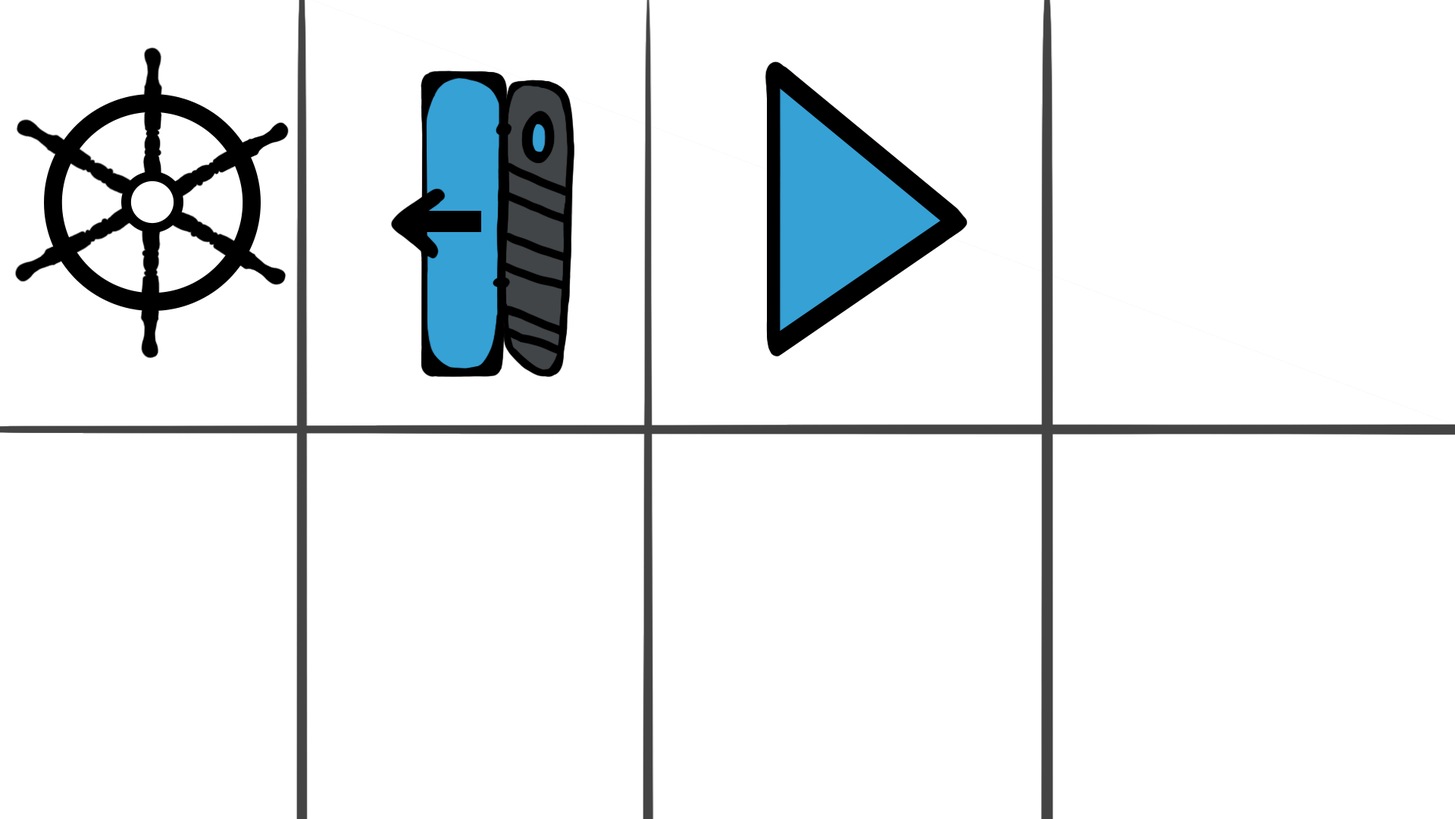
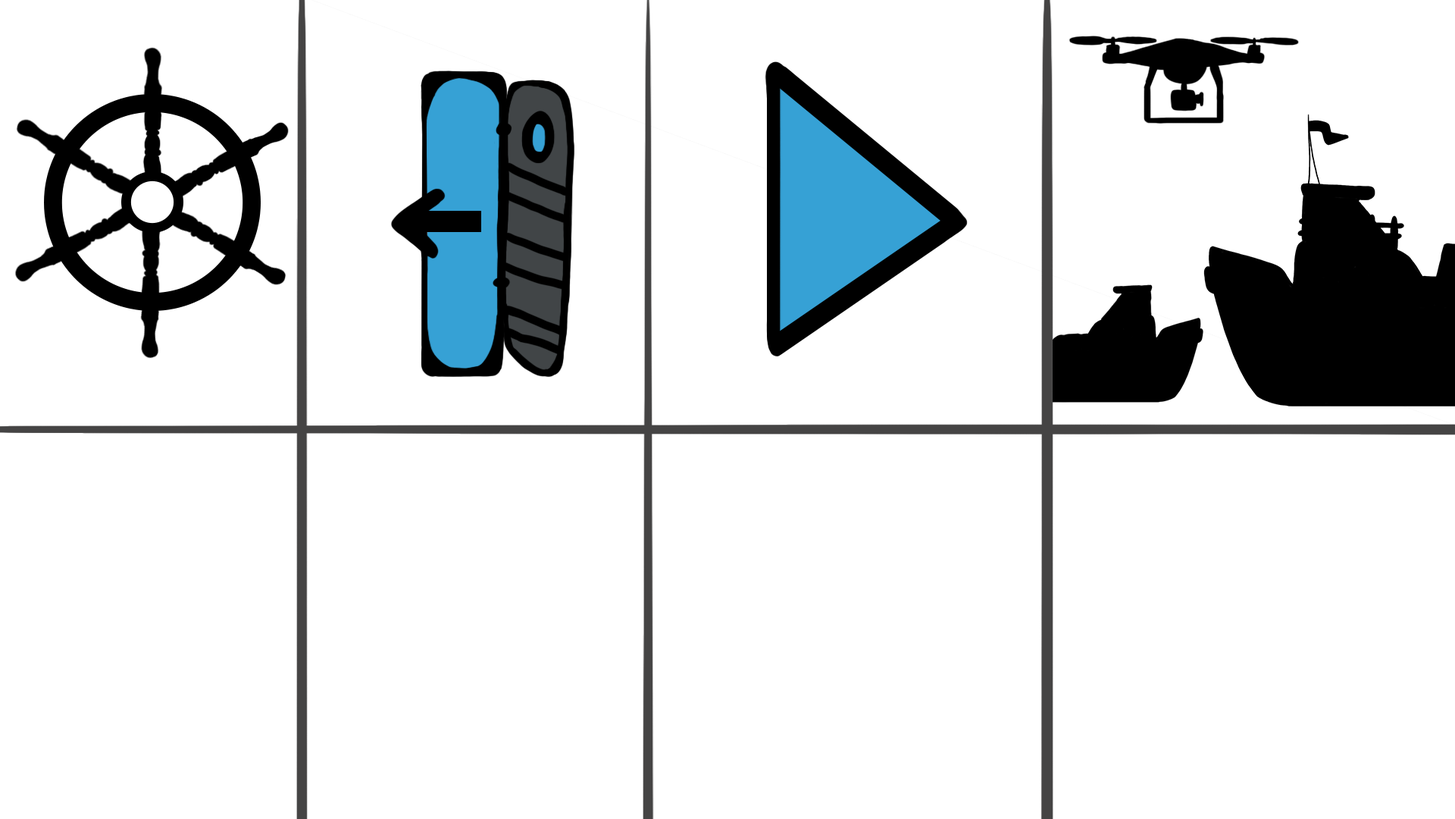
The second (1455, 819) image is a revision of the first. Changes to its layers:
added group "infinite fleet upgrade" with 3 layers above "play icon" over (1052, 35, 1455, 407)
added layer "Tugboat 1 side view clear" (1st of 2, in "infinite fleet upgrade") in group "infinite fleet upgrade" over (1052, 284, 1204, 403)
added layer "Tugboat 1 side view clear" (2nd of 2, in "infinite fleet upgrade") in group "infinite fleet upgrade" over (1203, 113, 1455, 407)
added layer "drone" in group "infinite fleet upgrade" over (1068, 35, 1300, 125)
painted on "line" (2nd of 2, in "settings icon") over (84, 141, 86, 264)
